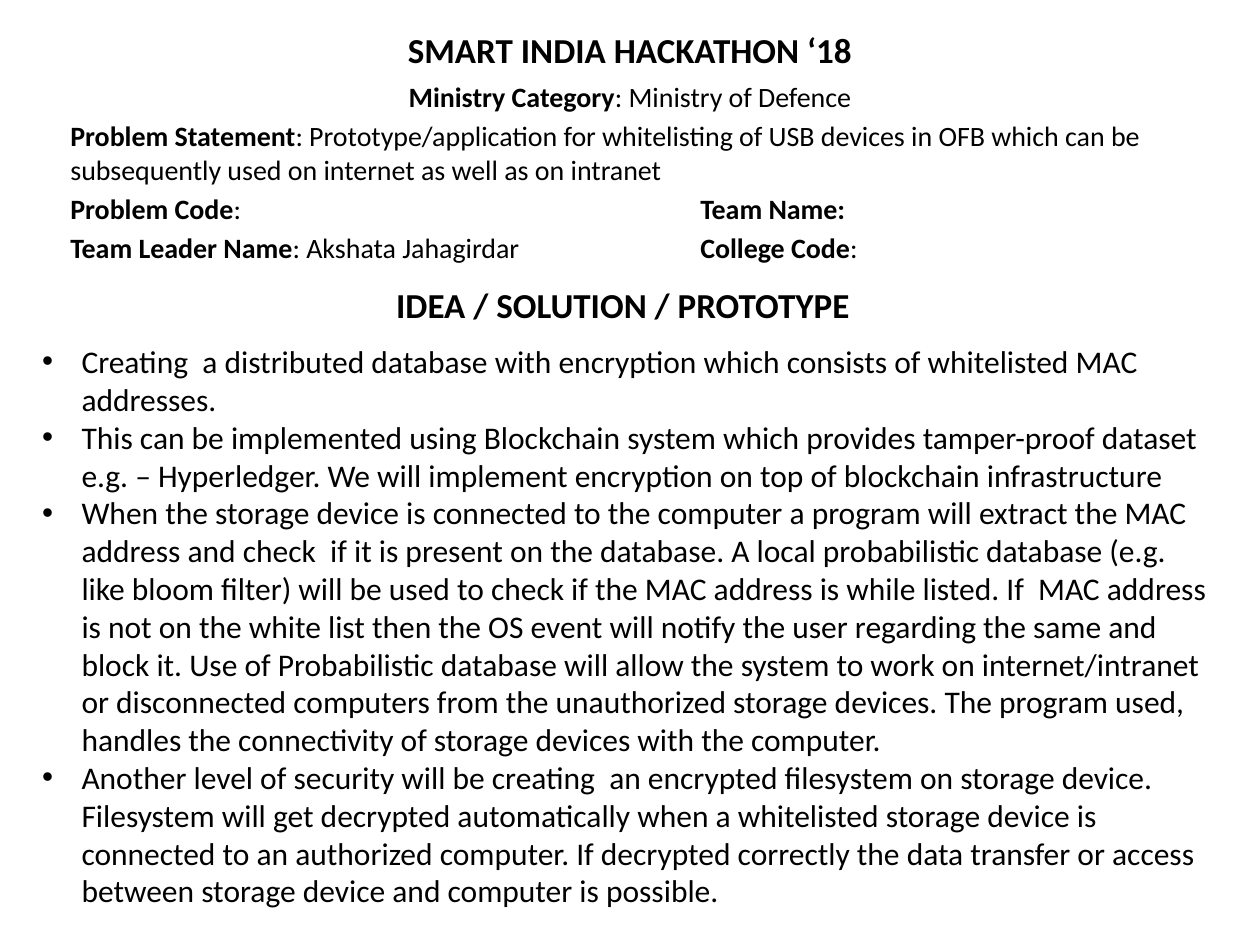
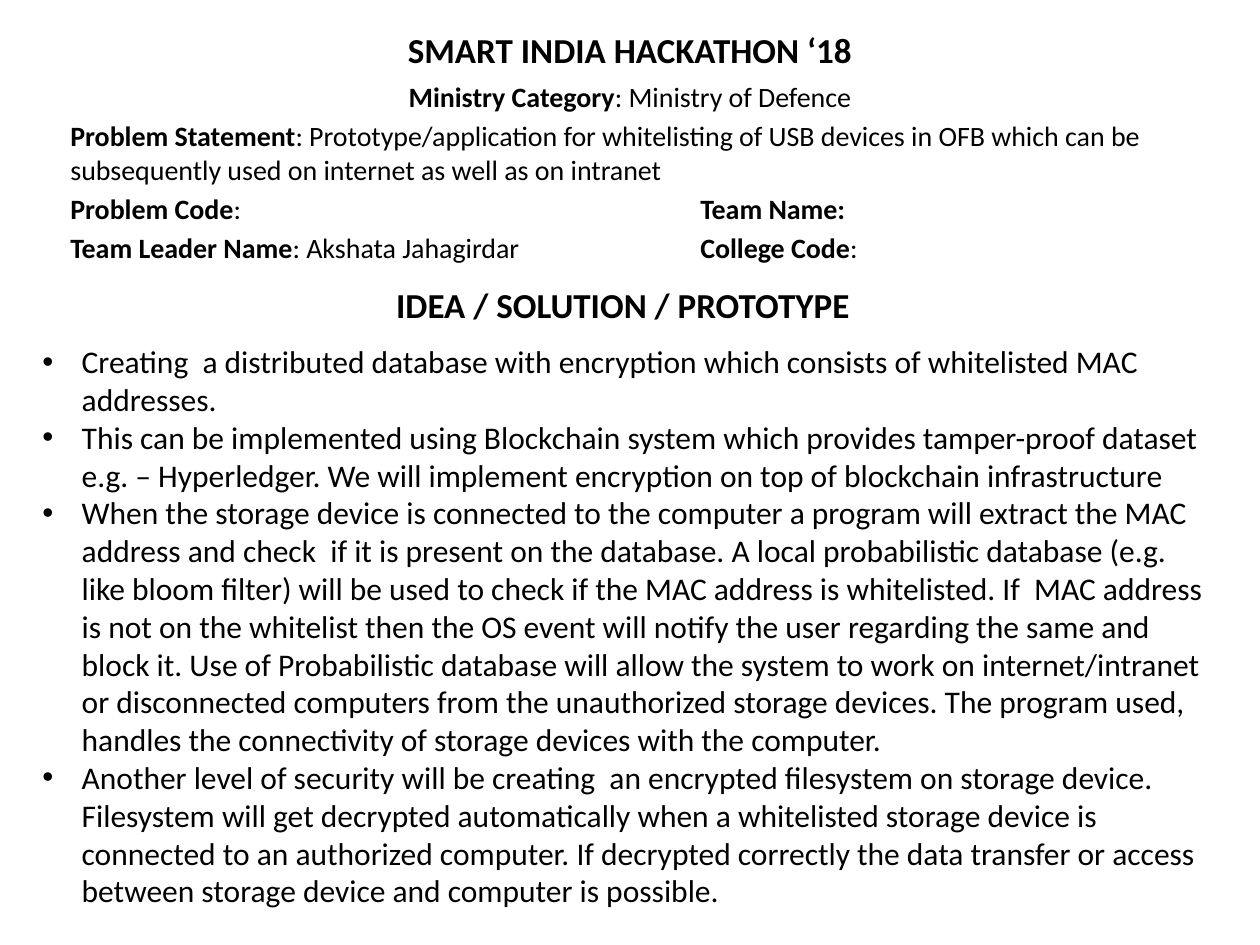
Before and after one commit to Dashree/sih2018, a slide deck: slide 1 of Gov_templates/USB_whitelist.pptx. Drawn at 1260x945 pixels with LibreOffice and Linux fonts; fonts in the diff are those of the drawing. Boxes give left, top, right and bottom in pixels: in the first picture for what was removed or moved away, otherwise in the second. Text is boxed around its words. In the diff, an @@ line names an element or a change of style, - is before the commit and + after.

Commit message:
removed some typos.

```diff
--- a/Gov_templates/USB_whitelist.pptx
+++ b/Gov_templates/USB_whitelist.pptx
@@ text at (82, 502, 1202, 757): text changed @@
-• When the storage device is connected to the computer a program will extract the MAC address and check if it is present on the database. A local probabilistic database (e.g. like bloom filter) will be used to check if the MAC address is while listed. If MAC address is not on the white list then the OS event will notify the user regarding the same and block it. Use of Probabilistic database will allow the system to work on internet/intranet or disconnected computers from the unauthorized storage devices. The program used, handles the connectivity of storage devices with the computer.
+• When the storage device is connected to the computer a program will extract the MAC address and check if it is present on the database. A local probabilistic database (e.g. like bloom filter) will be used to check if the MAC address is whitelisted. If MAC address is not on the whitelist then the OS event will notify the user regarding the same and block it. Use of Probabilistic database will allow the system to work on internet/intranet or disconnected computers from the unauthorized storage devices. The program used, handles the connectivity of storage devices with the computer.
```
Also in this commit, not shown: 2 other slides changed.
